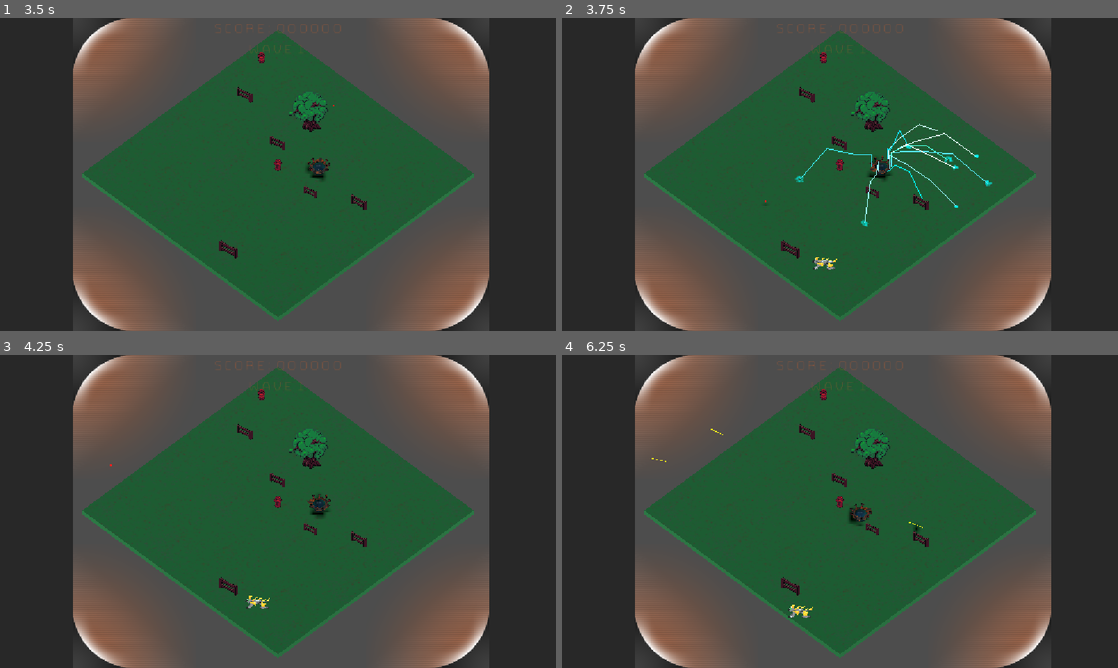
Above: before the commit, frames 1-4 (two rows, left to right).
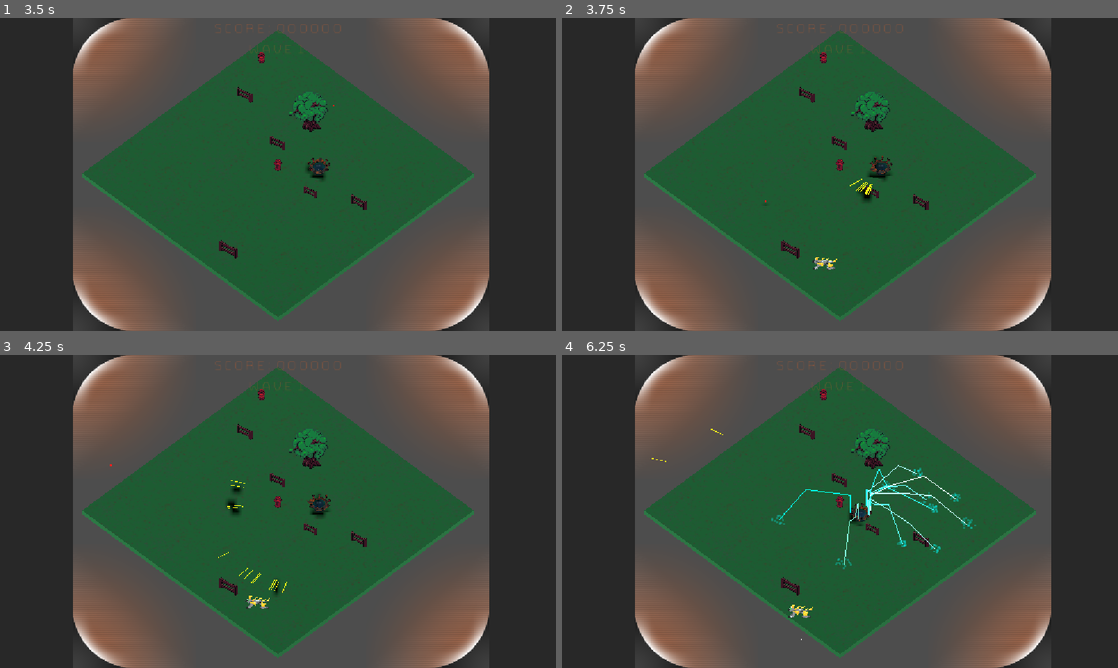
Above: after the commit, the same moments.

Repository: Gamkedo/terminus-2k28
Game: Godot game, scene res://level_menu.tscn
Same seed, same stepped clock (60 frames per second), same inputs: the game is played once before the commit and once after it.
Inputs (mouse positions are in pixels of both pictures, inside the frame that each line leads up to):
- Up to frame 1 (3.5 s): click (155, 161) at 0.5 s; tap Enter at 1.25 s; move the mouse to (400, 158) at 1.27 s; hold D (walk_right) 1.28-2 s; tap 0 (weapon0, bound only after the commit) at 1.35 s; click (400, 158) at 1.42 s; tap 1 (weapon1, bound only after the commit) at 1.55 s; drag from (166, 190) to (250, 237) at 2.02 s; move the mouse to (333, 105) at 2.77 s; hold D (walk_right) from 2.78 s (still down); tap 2 (weapon2, bound only after the commit) at 2.85 s; tap 3 (weapon3, bound only after the commit) at 3.05 s
- Up to frame 2 (3.75 s): release D (walk_right) at 3.5 s; drag from (812, 237) to (673, 127) at 3.52 s
- Up to frame 3 (4.25 s): no input
- Up to frame 4 (6.25 s): move the mouse to (1006, 558) at 4.27 s; hold A (walk_left) 4.28-5 s; tap 4 (weapon4, bound only after the commit) at 4.35 s; tap 5 (weapon5, bound only after the commit) at 4.55 s; tap Q (debug_cycle_weapon) at 4.9 s; drag from (673, 464) to (756, 433) at 5.02 s; move the mouse to (867, 511) at 5.77 s; hold S (walk_down) from 5.78 s (still down); tap 6 (weapon6, bound only after the commit) at 5.85 s; click (867, 511) at 5.92 s; tap 7 (weapon7, bound only after the commit) at 6.05 s

Frame 1 is identical in both runs. In frame 2, 0.6% of the frame differs, in the area x 41-78%, y 33-67%; in frame 3, 0.2%; in frame 4, 0.7%, in the area x 37-75%, y 35-92%.

Commit message:
can switch weapons with 0..9 keys, next/prev with Q/E

Diff:
--- a/Scripts/gameplay/player/weapons_manager.gd
+++ b/Scripts/gameplay/player/weapons_manager.gd
@@ -12,9 +12,21 @@
 		if child is Weapon: weapons.append(child)
 
 func _process(delta: float) -> void:
-	if Input.is_action_just_pressed("debug_cycle_weapon"):
-		# Quick test for swapping weapons
+	if Input.is_action_just_pressed("debug_cycle_weapon"): # currently "Q"
 		cycle_weapon()
+	if Input.is_action_just_pressed("debug_previous_weapon"): # currently "E"
+		previous_weapon()
+	# keyboard number keys to switch weapons
+	if Input.is_action_just_pressed("weapon1"): select_weapon_num(0)
+	if Input.is_action_just_pressed("weapon2"): select_weapon_num(1)
+	if Input.is_action_just_pressed("weapon3"): select_weapon_num(2)
+	if Input.is_action_just_pressed("weapon4"): select_weapon_num(3)
+	if Input.is_action_just_pressed("weapon5"): select_weapon_num(4)
+	if Input.is_action_just_pressed("weapon6"): select_weapon_num(5)
+	if Input.is_action_just_pressed("weapon7"): select_weapon_num(6)
+	if Input.is_action_just_pressed("weapon8"): select_weapon_num(7)
+	if Input.is_action_just_pressed("weapon9"): select_weapon_num(8)
+	if Input.is_action_just_pressed("weapon0"): select_weapon_num(9)
 
 func can_fire() -> bool:
 	return weapons[active_weapon].can_fire()
@@ -26,3 +38,14 @@
 	active_weapon += 1
 	if active_weapon >= weapons.size():
 		active_weapon = 0
+
+func previous_weapon() -> void:
+	active_weapon -= 1
+	if active_weapon < 0:
+		active_weapon = weapons.size()-1
+
+func select_weapon_num(num:int) -> void: # triggered by keyboard keys 0..9
+	active_weapon = num
+	# we may have fewer than ten weapons:
+	if active_weapon < 0: active_weapon = weapons.size()-1
+	if active_weapon >= weapons.size(): active_weapon = 0
--- a/project.godot
+++ b/project.godot
@@ -118,14 +118,69 @@
 "events": [Object(InputEventKey,"resource_local_to_scene":false,"resource_name":"","device":-1,"window_id":0,"alt_press …(192 unchanged characters)…
 ]
 }
+pause={
+"deadzone": 0.2,
+"events": [Object(InputEventKey,"resource_local_to_scene":false,"resource_name":"","device":-1,"window_id":0,"alt_pressed":false,"shift_pressed":false,"ctrl_pressed":false,"meta_pressed":false,"pressed":false,"keycode":0,"physical_keycode":80,"key_label":0,"unicode":112,"location":0,"echo":false,"script":null)
+]
+}
 debug_cycle_weapon={
 "deadzone": 0.2,
 "events": [Object(InputEventKey,"resource_local_to_scene":false,"resource_name":"","device":-1,"window_id":0,"alt_press …(192 unchanged characters)…
 ]
 }
-pause={
-"deadzone": 0.2,
-"events": [Object(InputEventKey,"resource_local_to_scene":false,"resource_name":"","device":-1,"window_id":0,"alt_pressed":false,"shift_pressed":false,"ctrl_pressed":false,"meta_pressed":false,"pressed":false,"keycode":0,"physical_keycode":80,"key_label":0,"unicode":112,"location":0,"echo":false,"script":null)
+debug_previous_weapon={
+"deadzone": 0.2,
+"events": [null, Object(InputEventKey,"resource_local_to_scene":false,"resource_name":"","device":16,"window_id":0,"alt_pressed":false,"shift_pressed":false,"ctrl_pressed":false,"meta_pressed":false,"pressed":false,"keycode":0,"physical_keycode":69,"key_label":0,"unicode":0,"location":0,"echo":false,"script":null)
+]
+}
+weapon1={
+"deadzone": 0.2,
+"events": [Object(InputEventKey,"resource_local_to_scene":false,"resource_name":"","device":16,"window_id":0,"alt_pressed":false,"shift_pressed":false,"ctrl_pressed":false,"meta_pressed":false,"pressed":false,"keycode":0,"physical_keycode":49,"key_label":0,"unicode":0,"location":0,"echo":false,"script":null)
+]
+}
+weapon2={
+"deadzone": 0.2,
+"events": [Object(InputEventKey,"resource_local_to_scene":false,"resource_name":"","device":16,"window_id":0,"alt_pressed":false,"shift_pressed":false,"ctrl_pressed":false,"meta_pressed":false,"pressed":false,"keycode":0,"physical_keycode":50,"key_label":0,"unicode":0,"location":0,"echo":false,"script":null)
+]
+}
+weapon3={
+"deadzone": 0.2,
+"events": [Object(InputEventKey,"resource_local_to_scene":false,"resource_name":"","device":16,"window_id":0,"alt_pressed":false,"shift_pressed":false,"ctrl_pressed":false,"meta_pressed":false,"pressed":false,"keycode":0,"physical_keycode":51,"key_label":0,"unicode":0,"location":0,"echo":false,"script":null)
+]
+}
+weapon4={
+"deadzone": 0.2,
+"events": [Object(InputEventKey,"resource_local_to_scene":false,"resource_name":"","device":-1,"window_id":0,"alt_pressed":false,"shift_pressed":false,"ctrl_pressed":false,"meta_pressed":false,"pressed":false,"keycode":0,"physical_keycode":52,"key_label":0,"unicode":52,"location":0,"echo":false,"script":null)
+]
+}
+weapon5={
+"deadzone": 0.2,
+"events": [Object(InputEventKey,"resource_local_to_scene":false,"resource_name":"","device":-1,"window_id":0,"alt_pressed":false,"shift_pressed":false,"ctrl_pressed":false,"meta_pressed":false,"pressed":false,"keycode":0,"physical_keycode":53,"key_label":0,"unicode":53,"location":0,"echo":false,"script":null)
+]
+}
+weapon6={
+"deadzone": 0.2,
+"events": [Object(InputEventKey,"resource_local_to_scene":false,"resource_name":"","device":-1,"window_id":0,"alt_pressed":false,"shift_pressed":false,"ctrl_pressed":false,"meta_pressed":false,"pressed":false,"keycode":0,"physical_keycode":54,"key_label":0,"unicode":54,"location":0,"echo":false,"script":null)
+]
+}
+weapon7={
+"deadzone": 0.2,
+"events": [Object(InputEventKey,"resource_local_to_scene":false,"resource_name":"","device":-1,"window_id":0,"alt_pressed":false,"shift_pressed":false,"ctrl_pressed":false,"meta_pressed":false,"pressed":false,"keycode":0,"physical_keycode":55,"key_label":0,"unicode":55,"location":0,"echo":false,"script":null)
+]
+}
+weapon8={
+"deadzone": 0.2,
+"events": [Object(InputEventKey,"resource_local_to_scene":false,"resource_name":"","device":-1,"window_id":0,"alt_pressed":false,"shift_pressed":false,"ctrl_pressed":false,"meta_pressed":false,"pressed":false,"keycode":0,"physical_keycode":56,"key_label":0,"unicode":56,"location":0,"echo":false,"script":null)
+]
+}
+weapon9={
+"deadzone": 0.2,
+"events": [Object(InputEventKey,"resource_local_to_scene":false,"resource_name":"","device":-1,"window_id":0,"alt_pressed":false,"shift_pressed":false,"ctrl_pressed":false,"meta_pressed":false,"pressed":false,"keycode":0,"physical_keycode":57,"key_label":0,"unicode":57,"location":0,"echo":false,"script":null)
+]
+}
+weapon0={
+"deadzone": 0.2,
+"events": [Object(InputEventKey,"resource_local_to_scene":false,"resource_name":"","device":-1,"window_id":0,"alt_pressed":false,"shift_pressed":false,"ctrl_pressed":false,"meta_pressed":false,"pressed":false,"keycode":0,"physical_keycode":48,"key_label":0,"unicode":48,"location":0,"echo":false,"script":null)
 ]
 }
 
